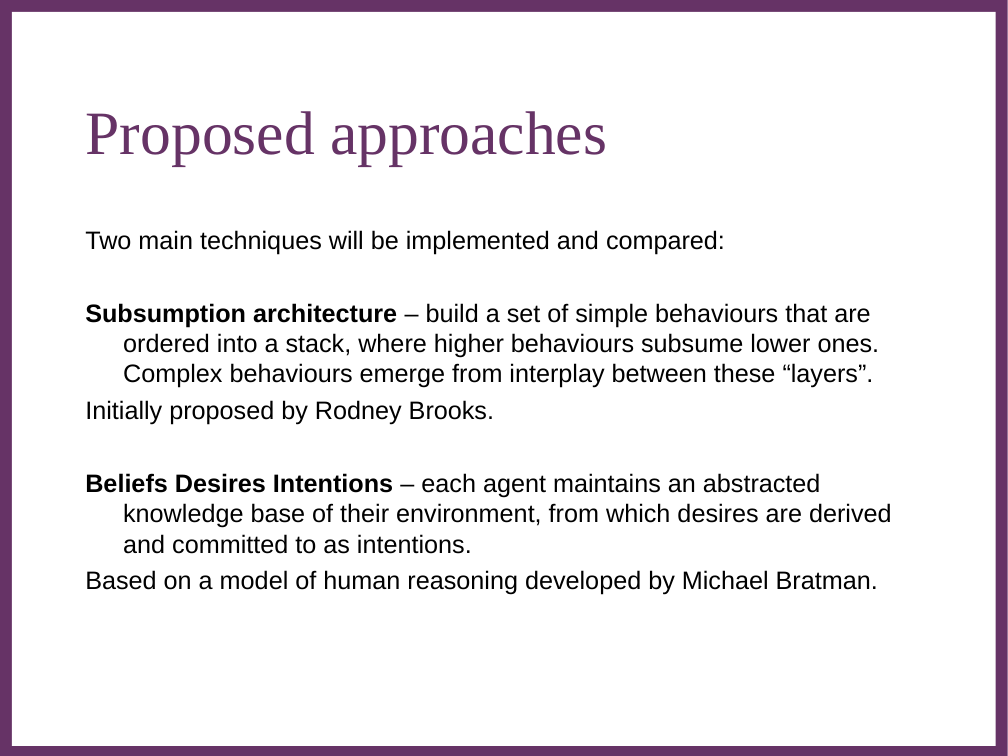
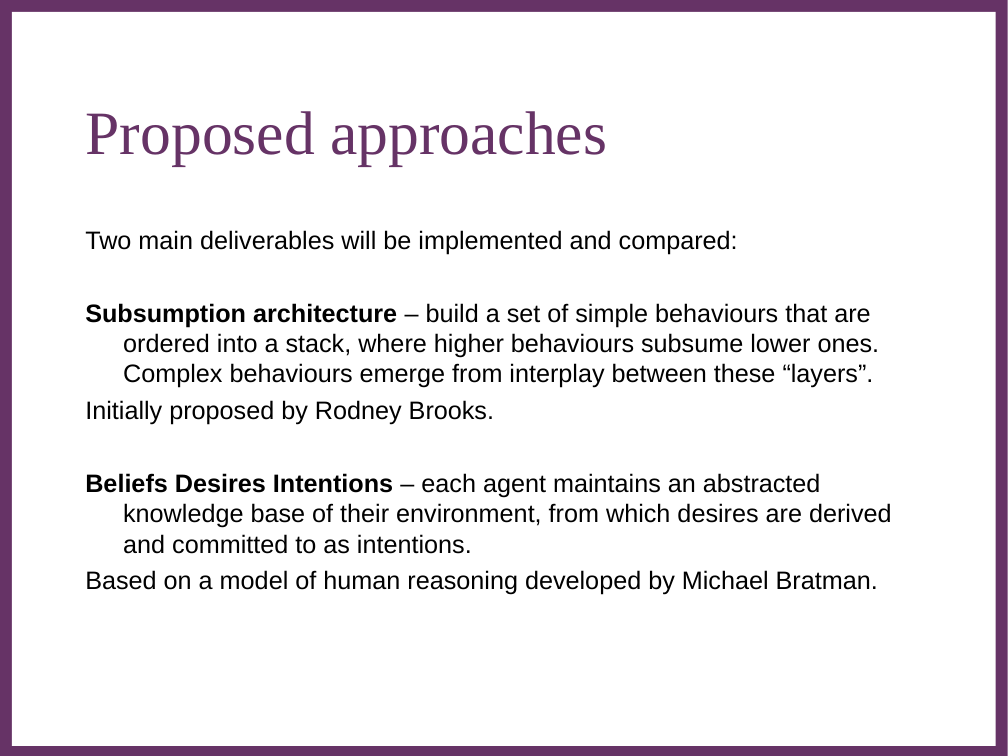
Before and after one commit to Metapyziks/Zombles, a slide deck: slide 7 of Documents/Presentation/zombles.ppt. Drawn at 1008x756 pixels with LibreOffice and Linux fonts; fonts in the diff are those of the drawing; background and template pictures are left out. Boxes give left, top, right and bottom in pixels: in the first picture for what was removed or moved away, otherwise in the second. Text is boxed around its words. In the diff, an @@ line names an element or a change of style, - is before the commit and + after.

```diff
--- a/Documents/Presentation/zombles.ppt
+++ b/Documents/Presentation/zombles.ppt
@@ text at (85, 230, 738, 255): text changed @@
-Two main techniques will be implemented and compared:
+Two main deliverables will be implemented and compared:
```
Also in this commit, not shown: 1 other slide changed.
